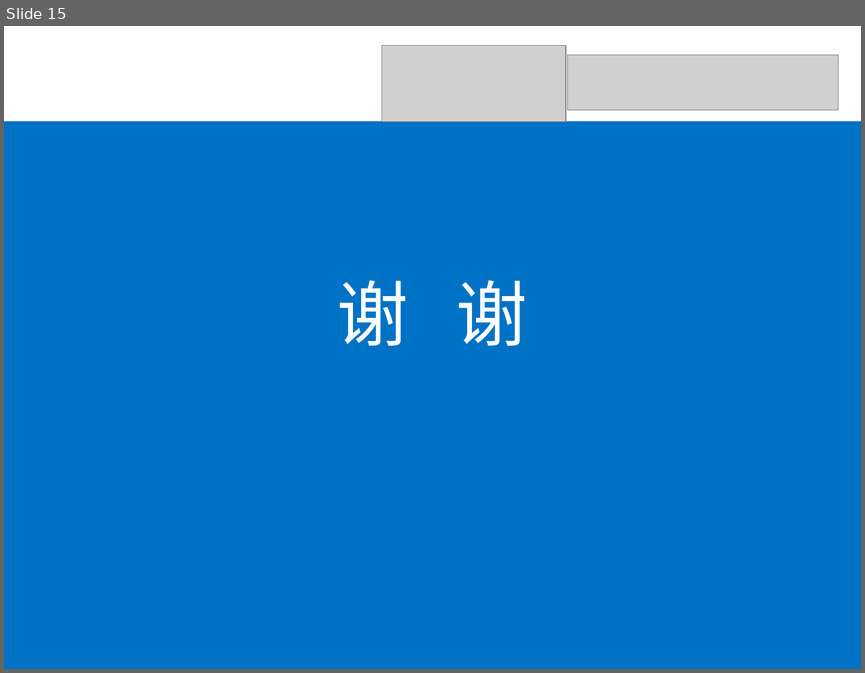
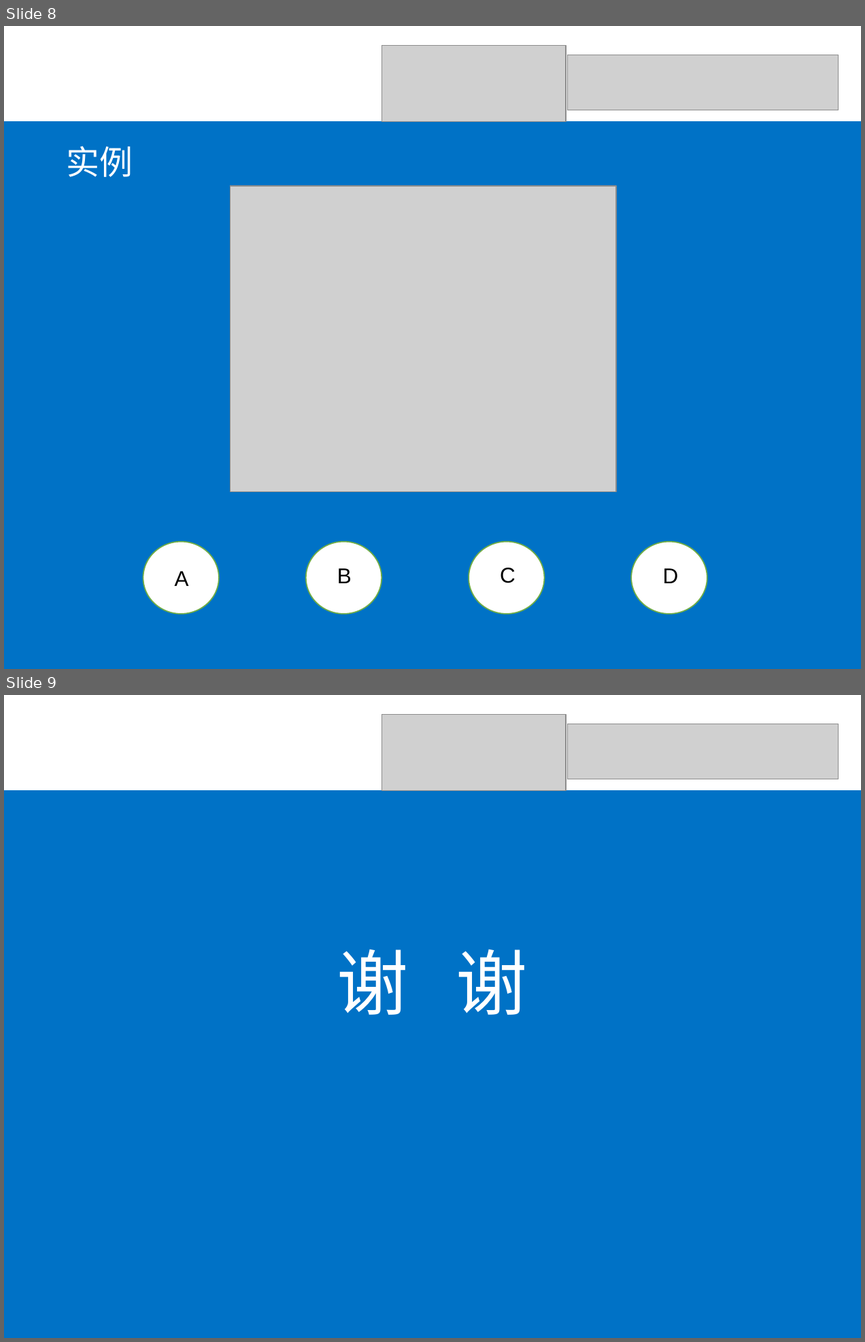
Before and after one commit to SOATeam/homework, a slide deck: assignment5/SOAP Fault课堂报告/SOAP Fault课堂报告.ppt. Shown one above the other, each under a label of ours: slide 15 before the commit, slides 8 and 9 after it. The pictures are 865x673 and 865x1342 pixels, drawn with LibreOffice and Linux fonts; fonts in the diff are those of the drawing; grey boxes stand for pictures. Boxes give left, top, right and bottom in pixels: in the first picture for what was removed or moved away, otherwise in the second. Text is boxed around its words. In the diff, an @@ line names an element or a change of style, - is before the commit and + after.

```diff
--- a/assignment5/SOAP Fault课堂报告/SOAP Fault课堂报告.ppt
+++ b/assignment5/SOAP Fault课堂报告/SOAP Fault课堂报告.ppt
@@ slide 8 added at (x1=4, y1=26, x2=861, y2=669), background #FFFFFF @@
@@ picture added at (x1=382, y1=46, x2=566, y2=122) @@
@@ picture added at (x1=568, y1=55, x2=838, y2=110) @@
@@ rectangle added at (x1=4, y1=121, x2=861, y2=669), fill #0072C6 @@
@@ text added at (x1=67, y1=146, x2=133, y2=177), 28 pt, text #FFFFFF @@
+实例
@@ picture added at (x1=230, y1=185, x2=617, y2=491) @@
@@ ellipse added at (x1=143, y1=541, x2=218, y2=613), fill #FFFFFF, outline #70AD47 0.99 pt @@
@@ ellipse added at (x1=306, y1=541, x2=381, y2=613), fill #FFFFFF, outline #70AD47 0.99 pt @@
@@ ellipse added at (x1=468, y1=541, x2=544, y2=613), fill #FFFFFF, outline #70AD47 0.99 pt @@
@@ ellipse added at (x1=631, y1=541, x2=707, y2=613), fill #FFFFFF, outline #70AD47 0.99 pt @@
@@ text added at (x1=175, y1=571, x2=189, y2=586), 18 pt, text #000000 @@
+A
@@ text added at (x1=337, y1=568, x2=351, y2=583), 18 pt, text #000000 @@
+B
@@ text added at (x1=500, y1=567, x2=515, y2=583), 18 pt, text #000000 @@
+C
@@ text added at (x1=663, y1=568, x2=679, y2=583), 18 pt, text #000000 @@
+D
@@ what was slide 15 is now slide 9 @@
```
Also in this commit, not shown: 2 slides changed, 5 other slides added, 12 slides removed.
